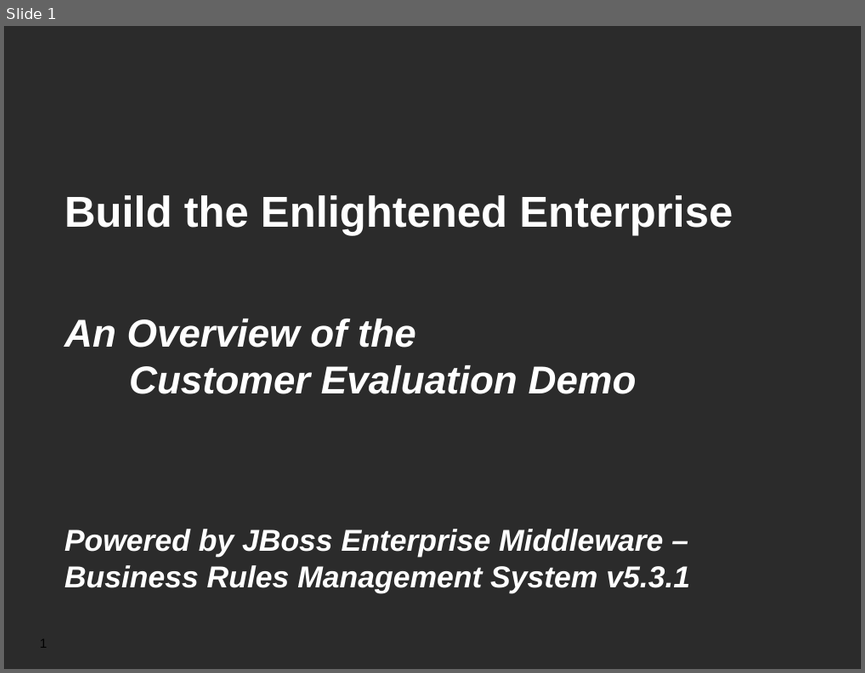
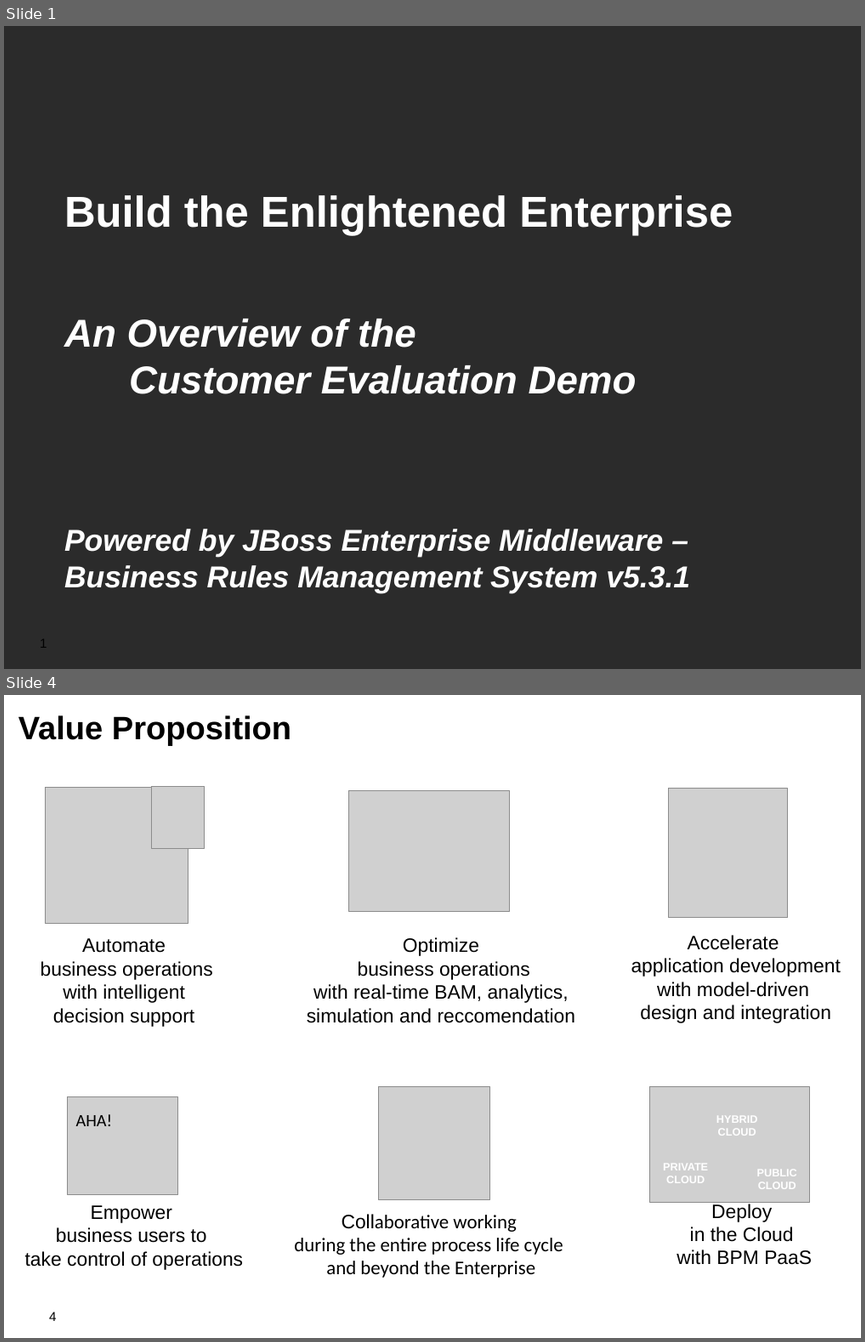
Before and after one commit to jbossdemocentral/bpms-customer-evaluation-demo, a slide deck: docs/Demo Overview.odp. Shown one above the other, each under a label of ours: slide 1 before the commit, slides 1 and 4 after it; the slides between them are not shown. The pictures are 865x673 and 865x1342 pixels, drawn with LibreOffice and Linux fonts; fonts in the diff are those of the drawing; grey boxes stand for pictures; background and template pictures are left out; a plain dark background stands for a picture behind light text. Boxes give left, top, right and bottom in pixels: in the first picture for what was removed or moved away, otherwise in the second. Text is boxed around its words. In the diff, an @@ line names an element or a change of style, - is before the commit and + after.

```diff
--- a/docs/Demo Overview.odp
+++ b/docs/Demo Overview.odp
@@ slide 4 added at (4, 695, 861, 1338), background #FFFFFF @@
@@ title added at (18, 715, 291, 746), 30 pt, text #000000, bold @@
+Value Proposition
@@ picture added at (45, 787, 188, 923) @@
@@ picture added at (151, 786, 205, 848) @@
@@ picture added at (349, 791, 510, 912) @@
@@ picture added at (669, 789, 788, 919) @@
@@ text added at (41, 938, 213, 1027), 18 pt, text #000000 @@
+Automate
+business operations
+with intelligent
+decision support
@@ text added at (307, 937, 576, 1023), 18 pt, text #000000 @@
+Optimize
+business operations
+with real-time BAM, analytics,
+simulation and reccomendation
@@ text added at (631, 935, 840, 1023), 18 pt, text #000000 @@
+Accelerate
+application development
+with model-driven
+design and integration
@@ picture added at (68, 1097, 178, 1194) @@
@@ picture added at (379, 1087, 490, 1200) @@
@@ text added at (76, 1114, 113, 1126), 16 pt, text #000000 @@
+AHA!
@@ group added at (650, 1087, 811, 1202): 3 texts, 1 picture @@
+HYBRID CLOUD
+PUBLIC
+CLOUD
+PRIVATE
+CLOUD
@@ text added at (676, 1202, 812, 1265), 18 pt, text #000000 @@
+Deploy
+in the Cloud
+with BPM PaaS
@@ text added at (25, 1205, 243, 1270), 18 pt, text #000000 @@
+Empower
+business users to
+take control of operations
@@ text added at (294, 1213, 563, 1277), 18 pt, text #000000 @@
+Collaborative working
+during the entire process life cycle
+and beyond the Enterprise
@@ page number added at (49, 1311, 56, 1321), 12 pt, text #000000 @@
+4
```
Also in this commit, not shown: 5 other slides added, 1 slide removed, 1 other file.
